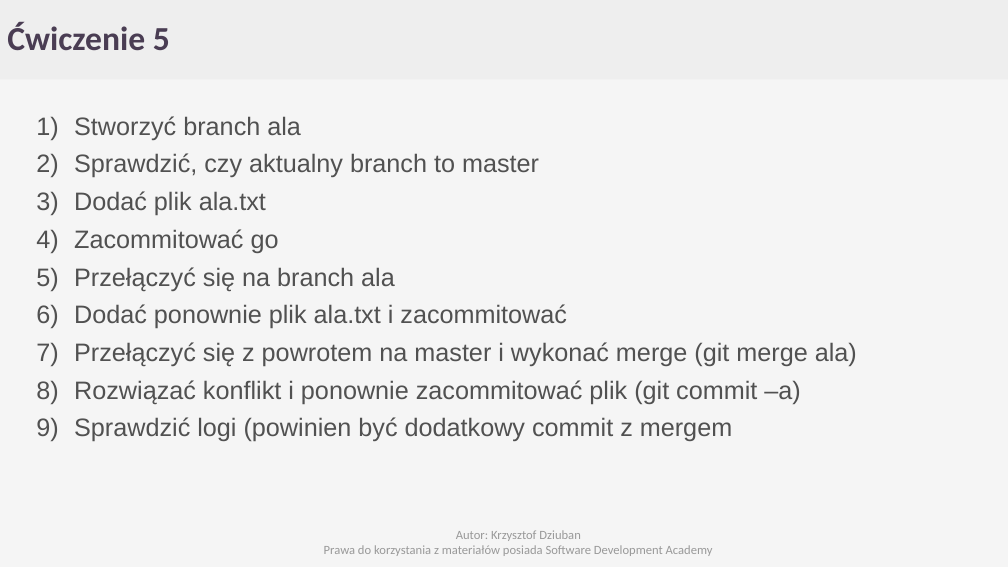
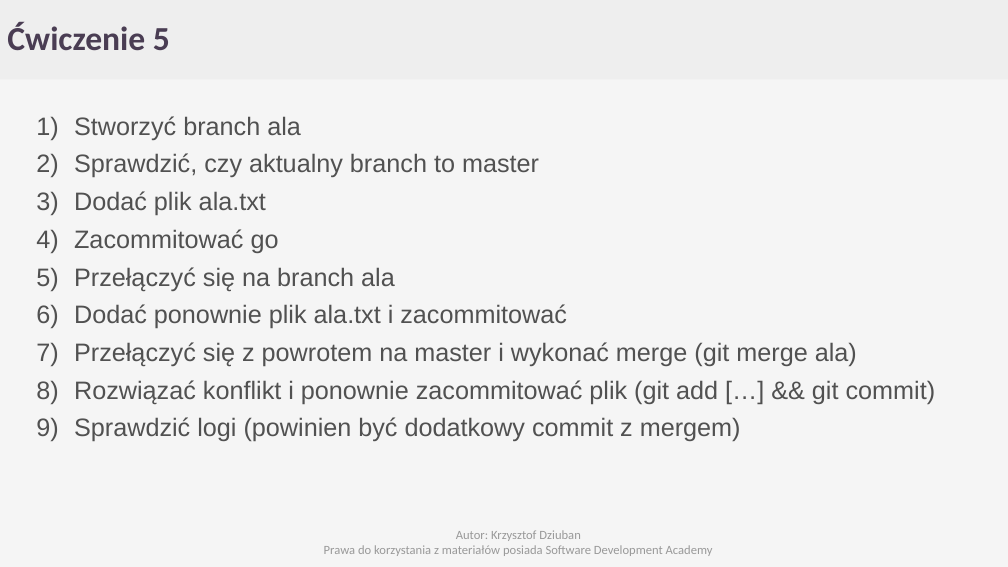
Before and after one commit to Cristopherus/Git_tutorial, a slide deck: slide 23 of GIT.pptx. Drawn at 1008x567 pixels with LibreOffice and Linux fonts; fonts in the diff are those of the drawing; background and template pictures are left out. Boxes give left, top, right and bottom in pixels: in the first picture for what was removed or moved away, otherwise in the second. Text is boxed around its words. In the diff, an @@ line names an element or a change of style, - is before the commit and + after.

```diff
--- a/GIT.pptx
+++ b/GIT.pptx
@@ text at box(74, 380, 936, 441): text changed @@
-8) Rozwiązać konflikt i ponownie zacommitować plik (git commit –a)
-9) Sprawdzić logi (powinien być dodatkowy commit z mergem
+8) Rozwiązać konflikt i ponownie zacommitować plik (git add […] && git commit)
+9) Sprawdzić logi (powinien być dodatkowy commit z mergem)
```
Also in this commit, not shown: 1 other file.
